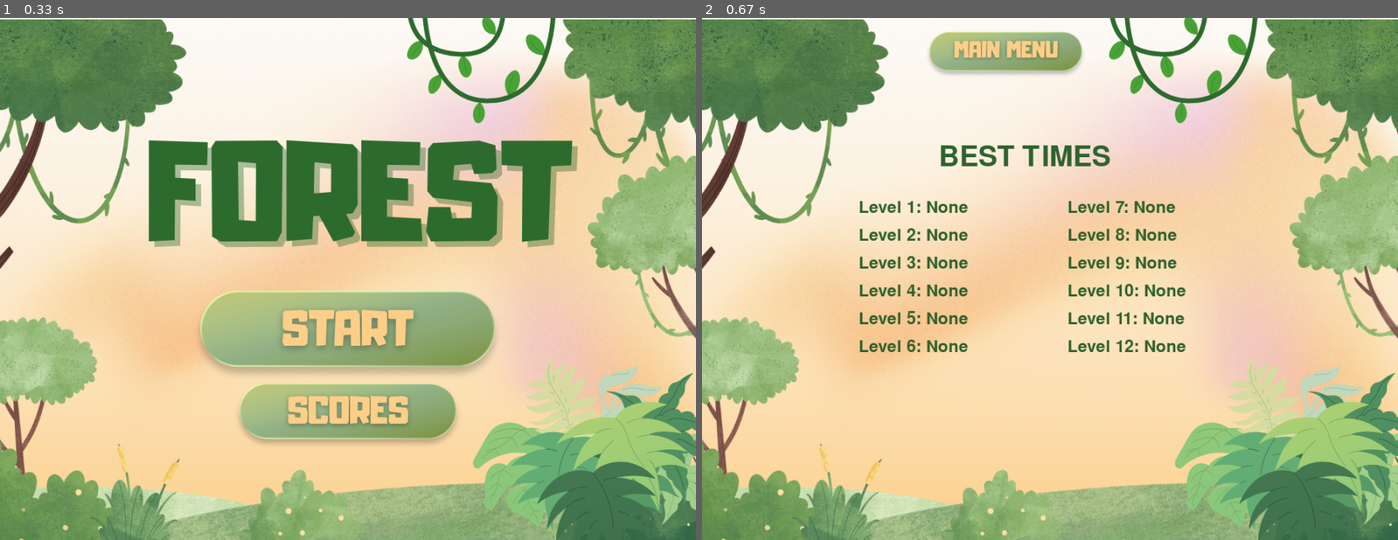
Above: before the commit, frames 1-2 (left to right).
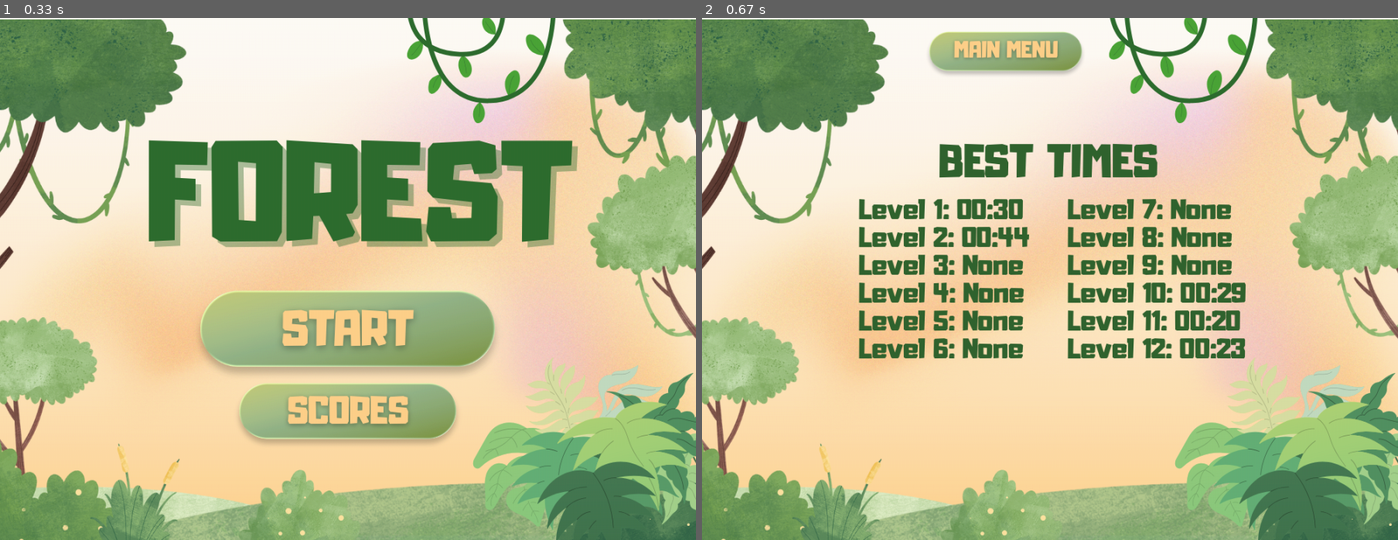
Above: after the commit, the same moments.

Repository: Z4phxr/Pygame-Forest-Game
Game: pygame game, started from Main.py
The game is run twice, just before and just after one commit, with the same random seed, the same clock (stepped at 60 frames per second) and the same inputs.
Inputs (mouse positions are in pixels of both pictures, inside the frame that each line leads up to):
- Up to frame 1 (0.33 s): no input
- Up to frame 2 (0.67 s): click (1050, 409) at 0.38 s

Frame 1 is identical in both runs. In frame 2, 8.8% of the frame differs, in the area x 22-79%, y 24-66%.

Commit message:
new maps + enemy update

Diff:
--- a/Assets/best_times.txt
+++ b/Assets/best_times.txt
@@ -1,2 +1,5 @@
-1,0
+1,30
 12,23
+10,29
+11,20
+2,44
--- a/Enemies/Enemy1.py
+++ b/Enemies/Enemy1.py
@@ -43,7 +43,8 @@
 
             if (0 <= new_r < self.grid.shape[0] and
                     0 <= new_c < self.grid.shape[1] and
-                    self.grid[new_r][new_c] != 1):
+                    self.grid[new_r][new_c] != 1 and
+                    self.grid[new_r][new_c] != 2):
                 # Free old tile and reserve new one
                 old_r, old_c = self.grid_pos
                 self.grid[old_r][old_c] = 0
--- a/Enemies/Enemy2.py
+++ b/Enemies/Enemy2.py
@@ -108,12 +108,19 @@
         if len(self.path) > 1:
             nxt = self.path[1]
             old_r, old_c = self.grid_pos
+
+            # Jeśli pole docelowe jest zajęte przez innego enemy – czekaj
+            if self.grid[nxt[0]][nxt[1]] == 2:
+                self.animate_frustration()
+                return
+
             dr, dc = nxt[0] - old_r, nxt[1] - old_c
 
             self.grid[old_r][old_c] = 0
             self.grid[nxt[0]][nxt[1]] = 2
             self.grid_pos = [nxt[0], nxt[1]]
             self.target_pos = self.pixel_pos_from_grid(self.grid_pos)
+
 
             if dc < 0:
                 self.direction = 'left'
--- a/Maps.py
+++ b/Maps.py
@@ -12,15 +12,15 @@
 # 'a' - Enemy type 1 (simple, moves randomly)
 # 'b' - Enemy type 2 (smart, uses BFS)
 
-LEVEL_1 = [
-    "###################",
-    "# a    #     # A P#",
-    "# ### ##### ### # #",
-    "#               # #",
+LEVEL_1 = [  # Prosty tunel z przeszkodami i zygzakami
+    "###################",
+    "#A     #     #   P#",
+    "# ### ##### ### # #",
+    "#     b   b     # #",
     "### ########### # #",
-    "#   #       #   # #",
+    "#   #   B   #   # #",
     "# # # ##### # ### #",
-    "# #               #",
+    "# #     B       B #",
     "# ### ### ### ### #",
     "#   b     b       #",
     "# ### ### ### ### #",
@@ -28,13 +28,13 @@
     "###################"
 ]
 
-LEVEL_2 = [
-    "###################",
-    "#P              A #",
-    "# ############### #",
-    "# #             # #",
+LEVEL_2 = [  # Spirala
+    "###################",
+    "#P      BAAAAa#aAa#",
+    "# #################",
+    "# #     BAAA a a# #",
     "# # ########### # #",
-    "# # #         # # #",
+    "# # #     B a # # #",
     "# # # ##### # # # #",
     "# # # # B # # # # #",
     "# # # ##### # # # #",
@@ -44,7 +44,7 @@
     "###################"
 ]
 
-LEVEL_3 = [
+LEVEL_3 = [  # Labirynt w kształcie litery H
     "###################",
     "#A   #       #   A#",
     "# #  # ##### #  # #",
@@ -60,7 +60,7 @@
     "###################"
 ]
 
-LEVEL_4 = [
+LEVEL_4 = [  # Otwarty z ukrytymi kieszeniami
     "###################",
     "#P   B       B   A#",
     "# ### ### ### ### #",
@@ -76,7 +76,7 @@
     "###################"
 ]
 
-LEVEL_5 = [
+LEVEL_5 = [  # Trzy poziome "pokoje"
     "###################",
     "#  A     B     A  #",
     "# ######   ###### #",
@@ -94,115 +94,120 @@
 
 LEVEL_6 = [
     "###################",
-    "#P     #       # A#",
+    "#P     # A A A # A#",
     "##### ### ### ### #",
-    "#   #     # #     #",
+    "#   #     # #   a #",
     "# # ##### # # ### #",
-    "# #     # #   #   #",
+    "# #  Ba # # B #   #",
     "# ### # # ##### # #",
-    "#   # # #     # # #",
+    "#   # # #  b  # # #",
     "### # # ##### # # #",
-    "#   # #   B   # # #",
+    "# C # #   B   # # #",
     "# # # ##### ### # #",
-    "#B  b     b     B #",
-    "###################"
-]
-
-LEVEL_7 = [
-    "###################",
-    "#P A   ###   A   B#",
-    "# ### ##### ### # #",
-    "#   b     b     # #",
-    "# ### ### ### ### #",
-    "#   #     #     # #",
-    "# ### ##### ### # #",
-    "#   #   C   #   # #",
-    "# ### ### ### ### #",
-    "# b     b     b   #",
-    "# ### ##### ### # #",
-    "# B     A     B   #",
-    "###################"
-]
-
-LEVEL_8 = [
-    "###################",
-    "#    #   A   #    #",
+    "#B  b A A b A A B #",
+    "###################"
+]
+
+LEVEL_7 = [  # "Korytarz z pułapkami"
+    "###################",
+    "#  A   ###   A   B#",
+    "# ### ##### ### # #",
+    "#   b     b  a  # #",
+    "# ### ### ### ### #",
+    "#   #     #  A  # #",
+    "# ### ##### ### # #",
+    "#   #   C   # B # #",
+    "# ### ### ### ### #",
+    "# b     b   B b   #",
+    "# ### ##### ### # #",
+    "# B  a  A     B  P#",
+    "###################"
+]
+
+LEVEL_8 = [  # Symetryczny krzyż
+    "###################",
+    "# C  #   A   # Aab#",
     "# ## # ##### # ## #",
-    "# ##        ## ## #",
+    "# ##   ABAB   ## ##",
     "# ### ##### ### ###",
     "#   #   P   #     #",
     "##### ### ### #####",
     "#     #   #     B #",
     "# ### ##### ### ###",
-    "# ##  b b   ## ## #",
+    "# ##   b b   ## ###",
     "# ## ##### ## ## ##",
-    "#   B   C   B     #",
-    "###################"
-]
-
-LEVEL_9 = [
-    "###################",
-    "#P   #       #   A#",
-    "# #  # ##### #  # #",
-    "# #     #     # # #",
+    "#   B   C a B     #",
+    "###################"
+]
+
+LEVEL_9 = [  # Litera "M"
+    "###################",
+    "#P   #    b  #   A#",
+    "# #  # ##### #  #a#",
+    "# #     #     # #B#",
     "# # ### # ### # # #",
-    "# # # B   B # # # #",
+    "# # # B   B # # #A#",
     "# # #### #### # # #",
-    "# #           # # #",
-    "# # ######### # # #",
+    "# #      AbA  # # #",
+    "# # ######### # #B#",
     "# #     b     # # #",
     "# B ########### B #",
-    "#       A         #",
-    "###################"
-]
-
-LEVEL_10 = [
-    "###################",
-    "#A     #       A P#",
+    "#       A     b  a#",
+    "###################"
+]
+
+LEVEL_10 = [  # Korytarze w kształcie "S"
+    "###################",
+    "#      #    C    P#",
     "##### # ##### ### #",
-    "#     #     #     #",
+    "#  b C#  C  #   b #",
     "# ### ##### ##### #",
-    "#   #     #     # #",
+    "#   #     #  C  # #",
     "### ### ### ### # #",
     "#     #     #   # #",
     "# ### ##### ### # #",
-    "#   b     b   B   #",
-    "# ### ### ### ### #",
-    "#     B     B     #",
-    "###################"
-]
-
-LEVEL_11 = [
-    "###################",
-    "#   A         A   #",
+    "#   b     b   C   #",
+    "# ### ### ### ### #",
+    "#     C     C     #",
+    "###################"
+]
+
+LEVEL_11 = [  # Okrągły układ
+    "###################",
+    "#   A   b a   A   #",
     "# ### ####### ### #",
-    "# #             # #",
+    "# #   A A A A   # #",
     "# # ### ### ### # #",
-    "# # #   B   # # # #",
-    "# # #   C   # # # #",
-    "# # #   B   # # # #",
+    "# # #  ABA  # # # #",
+    "# # #  bCb  # # # #",
+    "# # #  ABA  # # # #",
     "# # ### ### ### # #",
-    "# #             # #",
+    "# #      a      # #",
     "# ### ####### ### #",
     "#   b    P    b   #",
     "###################"
 ]
 
-LEVEL_12 = [
-    "###################",
-    "#P A   #   #   A B#",
+LEVEL_12 = [  # Rozgałęziony labirynt z jedną drogą do celu
+    "###################",
+    "#P A   # B # CbA B#",
     "# ### ### # ### # #",
-    "# # b   #   #   # #",
+    "# # b   # B #   # #",
     "# # ### ##### ### #",
-    "# #   #     #     #",
+    "# # a #   b # b   #",
     "# ### # ### ##### #",
-    "#     # # #     B #",
+    "# BCa #B# #     B #",
     "# ### # # ### ### #",
-    "#   b   #   b     #",
-    "# ### ### ### ### #",
-    "# a     C       P #",
-    "###################"
-]
+    "#   b   #   b    #",
+    "# ### ### ### ### #",
+    "#       C       P #",
+    "###################"
+]
+
+
+
+
+
 
 
 # ON THE GRID
--- a/ScoreBoard.py
+++ b/ScoreBoard.py
@@ -6,7 +6,7 @@
     If a level is missing, shows 'None'.
     """
 
-    def __init__(self, font_path="Adumu.ttf", file_path="best_times.txt"):
+    def __init__(self, font_path="Assets/Adumu.ttf", file_path="Assets/best_times.txt"):
         self.file_path = file_path
         self.font = pygame.font.Font(font_path, 36)
         self.title_font = pygame.font.Font(font_path, 60)
